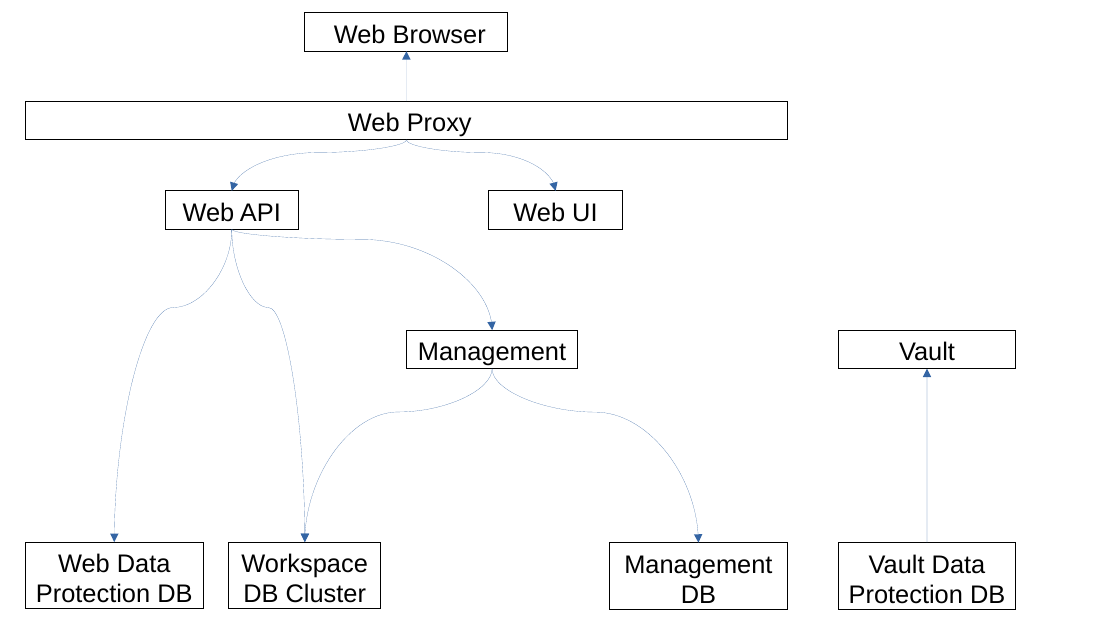
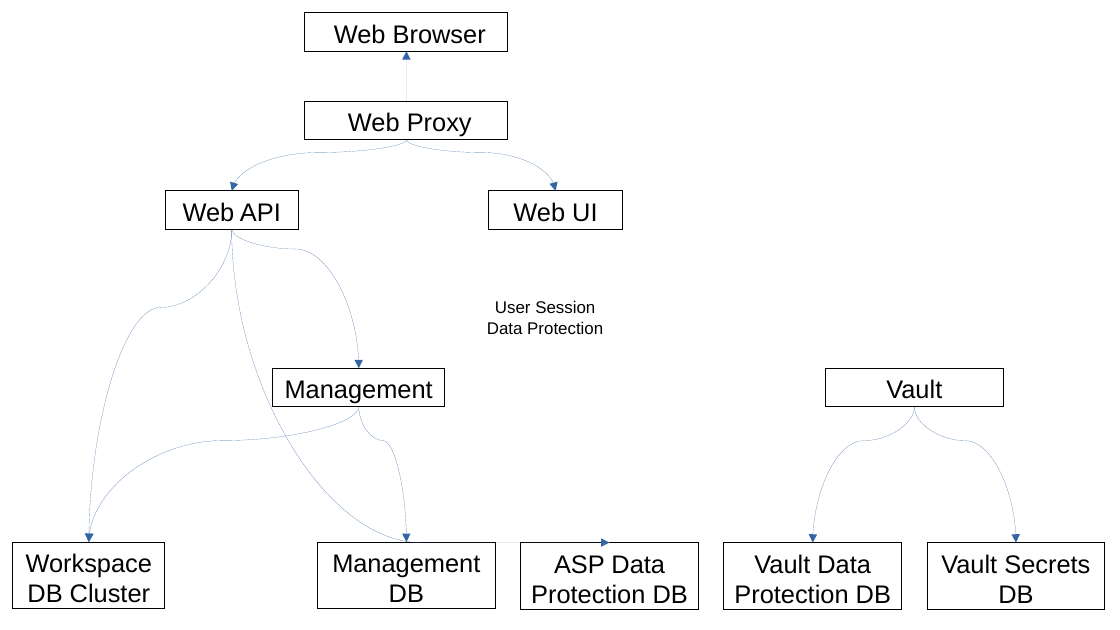
Before and after one commit to jeremycook/giant-team, a slide deck: slide 1 of Docs/Arch.odp. Drawn at 1120x630 pixels with LibreOffice and Linux fonts; fonts in the diff are those of the drawing. Boxes give left, top, right and bottom in pixels: in the first picture for what was removed or moved away, otherwise in the second. Text is boxed around its words. In the diff, an @@ line names an element or a change of style, - is before the commit and + after.

```diff
--- a/Docs/Arch.odp
+++ b/Docs/Arch.odp
@@ rectangle "Web Proxy": place and size @@
-rectangle "Web Proxy" at [25,102,788,140]
+rectangle "Web Proxy" at [305,102,508,140]
@@ curved arrow moved from (232, 230) - (114, 543) to (232, 230) - (88, 543) @@
@@ curved arrow moved from (232, 230) - (492, 330) to (232, 230) - (359, 368) @@
@@ curved arrow moved from (232, 230) - (305, 543) to (232, 230) - (610, 543) @@
@@ text added at [487,300,603,334], 12 pt, text #000000 @@
+User Session Data Protection
@@ rectangle "Management": place and size @@
-rectangle "Management" at [407,330,578,369]
+rectangle "Management" at [273,368,445,407]
@@ curved arrow removed from (492, 369) to (699, 543) @@
@@ rectangle "Vault": place and size @@
-rectangle "Vault" at [838,330,1016,369]
+rectangle "Vault" at [825,368,1003,407]
@@ curved arrow added from (359, 407) to (88, 543), #3465A4 0 pt @@
@@ curved arrow moved from (492, 369) - (305, 543) to (359, 407) - (407, 543) @@
@@ curved arrow added from (915, 407) to (813, 543), #3465A4 0 pt @@
@@ curved arrow moved from (927, 543) - (928, 369) to (915, 407) - (1016, 543) @@
@@ rectangle "Workspace DB Cluster": place and size @@
-rectangle "Workspace DB Cluster" at [229,543,381,610]
+rectangle "Workspace DB Cluster" at [12,543,165,610]
@@ rectangle "Management DB": place and size @@
-rectangle "Management DB" at [610,543,788,610]
+rectangle "Management DB" at [317,543,495,610]
@@ rectangle "ASP Data Protection DB": place and size @@
-rectangle "ASP Data Protection DB" at [25,543,203,610]
+rectangle "ASP Data Protection DB" at [520,543,698,610]
@@ text in rectangle at [531,555,688,604]: text changed @@
-Web Data Protection DB
+ASP Data Protection DB
@@ rectangle "Vault Data Protection DB": place and size @@
-rectangle "Vault Data Protection DB" at [838,543,1016,610]
+rectangle "Vault Data Protection DB" at [724,543,901,610]
@@ rectangle added at [927,543,1105,610], outline #000000 0 pt, 18 pt, text #000000 @@
+Vault Secrets DB
```
